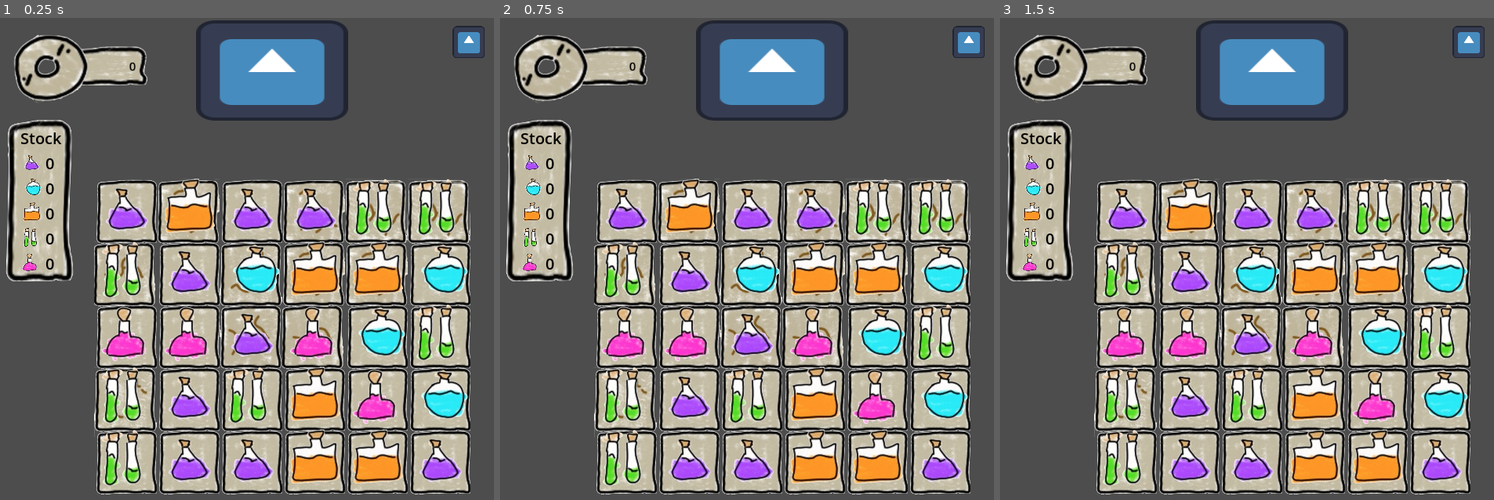
Above: before the commit, frames 1-3 (left to right).
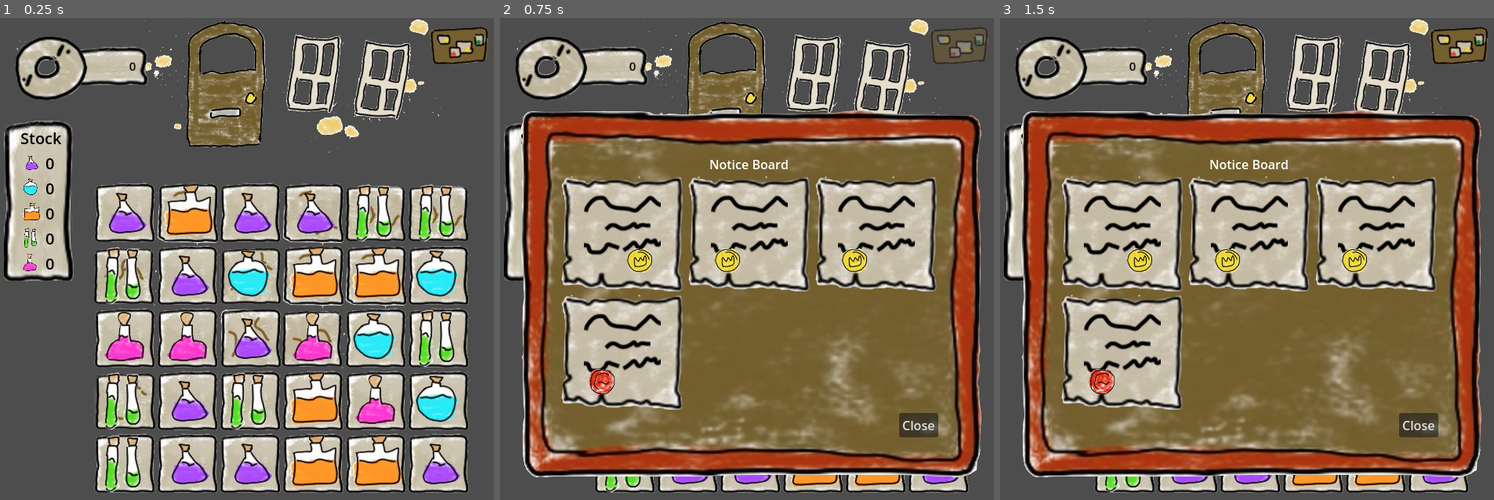
Above: after the commit, the same moments.

Repository: cncarey/PirateSoftwareJam15
Game: Godot game, scene res://Scenes/MainShop.tscn
Same seed, same stepped clock (60 frames per second), same inputs: the game is played once before the commit and once after it. The project has no main scene, so this scene is started directly. The engine's default icon, where the game draws it, is replaced by a stand-in: a white triangle on a blue panel in a dark square.
Inputs (mouse positions are in pixels of both pictures, inside the frame that each line leads up to):
- Up to frame 1 (0.25 s): no input
- Up to frame 2 (0.75 s): click (959, 46) at 0.52 s
- Up to frame 3 (1.5 s): click (1123, 234) at 1.27 s

The runs differ from the first frame. In frame 1, 38% of the frame differs, in the area x 0-99%, y 0-99%; in frame 2, 74%; in frame 3, 74%.

Commit message:
#6 create the notice board and art #5 and notification management
#6 create the notice board and art #5 and notification management

Diff:
--- a/QuestManager.gd
+++ b/QuestManager.gd
@@ -1,22 +1,120 @@
 extends Node
 
+var quests : Array = []
+var todaysQuests : Array = []
+@export var questMaxCount = 2 :
+	set(value):
+		questMaxCount = maxi(2, value)
+		questMaxCount_changed.emit(questMaxCount)
+	get:
+		return questMaxCount
+@export var maxBoardCount = 4 :
+	set(value):
+		maxBoardCount = maxi(4, value)
+		maxBoardCount_changed.emit(maxBoardCount)
+	get:
+		return maxBoardCount
+
+signal questMaxCount_changed(q)
+signal maxBoardCount_changed(b)
+signal quests_changed(q)
+signal QuestAccepted()
+signal QuestClosed()
+signal QuestReplaced()
 
 # Called when the node enters the scene tree for the first time.
 func _ready():
 	pass # Replace with function body.
 
-
-func addQuest():
+func addQuest(q) -> bool:
+	if canAddQuest():
+		quests.append(q)
+		QuestAccepted.emit()
+		print(quests)
+		return true
+	else:
+		return false
 	pass
 
 func canAddQuest():
+	return quests.size() < questMaxCount
+
+func completeQuest(q):
+	#add to the players coins
+	removeQuest(q)
 	pass
 
-func completeQuest():
+func removeQuest(q):
+	quests.erase(q)
 	pass
 
-func removeQuest():
+func updateQuestDays():
+	for i in quests:
+		if i != null:
+			if i.has("curDay"):
+				i["curDay"] += 1
+			else :
+				i["curDay"] = 1
+	var to_remove = quests.filter(filterLate)
+	for j in to_remove:
+		removeQuest(j)
+
+func filterLate(q):
+	if "curDay" in q && "days" in q:
+		return q["curDay"] > q["days"]
+	else:
+		return false
+
+func setTodaysQuests():
+	todaysQuests = []
+
+	for x in range(maxBoardCount):
+		var quest = {}
+		var requiredPotions: Array = []
+		if Global.coins > 3000:
+			requiredPotions = pick_rand_number(range(5), randi_range(2,4))
+			quest["coins"]= calcCost(requiredPotions, 70)
+		elif Global.coins > 1500:
+			requiredPotions = pick_rand_number(range(5), randi_range(1,4))
+			quest["coins"]= calcCost(requiredPotions, 65)
+		elif Global.coins > 1000:
+			requiredPotions = pick_rand_number(range(5), randi_range(1,3))
+			quest["coins"]= calcCost(requiredPotions, 50)
+		elif Global.coins > 500:
+			requiredPotions = pick_rand_number(range(5), randi_range(1,2))
+			quest["coins"]= calcCost(requiredPotions, 35)
+		else:
+			requiredPotions = pick_rand_number(range(5), 1)
+			quest["coins"]= calcCost(requiredPotions, 25)
+
+		quest["days"] =  randi_range(2,10)
+		quest["sealPosition"] = randi_range(0, 2)
+		quest["sealColor"] = randi_range(0, 2)
+		#show the reqs potions
+		for i in requiredPotions:
+			#decide how many of each potion is needed and update the GUI
+			if i != null:
+				quest[i] = randi_range(2,10)
+
+			pass
+		#TODO generate random names for the different potions
+		#TODO determine if we need special items
+		todaysQuests.append(quest)
+
+	print(todaysQuests)
+
+func calcCost(ingrediants: Array, price: int):
+	return ingrediants.size() * price
 	pass
 
-func isQuestExpired():
-	pass
+func pick_rand_number(list: Array, amount: int) -> Array:
+	randomize()
+	list.shuffle()
+	var new_list: Array = []
+
+	assert(amount <= list.size(), "The number cannot be greater than the size of the Array")
+
+	for i in range(amount):
+		if new_list.size() <= amount:
+			new_list.append(list[i])
+	return new_list
--- /dev/null
+++ b/Scenes/MainShop.gd
@@ -0,0 +1,26 @@
+extends Node2D
+@onready var canvas_layer = $CanvasLayer
+@onready var notice_board_button = $CanvasLayer/NoticeBoardButton
+@onready var center_container = $CanvasLayer/CenterContainer
+
+
+var noticeBoard = preload("res://UI/notice_board.tscn")
+# Called when the node enters the scene tree for the first time.
+func _ready():
+	QuestManager.setTodaysQuests()
+	pass # Replace with function body.
+
+func onDayEnd():
+	QuestManager.setTodaysQuests()
+	QuestManager.updateQuestDays()
+
+func openNoticeBoard():
+	#TODO open the notice board
+	var nb = noticeBoard.instantiate()
+	center_container.add_child(nb)
+	nb.connect("closeNoticeBoard", closeNoticeBoard)
+	pass # Replace with function body.
+
+func closeNoticeBoard():
+	notice_board_button.closeNoticeBoard()
+	pass
--- a/Scenes/MainShop.tscn
+++ b/Scenes/MainShop.tscn
@@ -1,11 +1,18 @@
-[gd_scene load_steps=5 format=3 uid="uid://c1sm4f0hdd0g6"]
+[gd_scene load_steps=8 format=3 uid="uid://c1sm4f0hdd0g6"]
 
+[ext_resource type="Script" path="res://Scenes/MainShop.gd" id="1_1y7xo"]
 [ext_resource type="Script" path="res://Scenes/grid.gd" id="1_8rfly"]
 [ext_resource type="PackedScene" uid="uid://8iu0ai5gbim8" path="res://UI/stock_ui.tscn" id="1_xwje5"]
 [ext_resource type="PackedScene" uid="uid://ccaa434x3bi5y" path="res://UI/coin_ui.tscn" id="3_8k7vs"]
-[ext_resource type="Texture2D" uid="uid://c3a63kk836ggx" path="res://icon.svg" id="4_ts8jg"]
+[ext_resource type="Texture2D" uid="uid://q7lgopk72l3c" path="res://Assets/alchemyArt.png" id="4_jjg36"]
+[ext_resource type="PackedScene" uid="uid://baje1fv4yqxy5" path="res://UI/notice_board_button.tscn" id="5_2w8ck"]
 
-[node name="GameWindow" type="Node2D"]
+[sub_resource type="AtlasTexture" id="AtlasTexture_pbmwt"]
+atlas = ExtResource("4_jjg36")
+region = Rect2(812, 319, 1087, 510)
+
+[node name="MainShop" type="Node2D"]
+script = ExtResource("1_1y7xo")
 
 [node name="grid" type="Node2D" parent="."]
 script = ExtResource("1_8rfly")
@@ -39,12 +46,18 @@
 size_flags_vertical = 3
 theme_override_constants/margin_top = 125
 
+[node name="CenterContainer" type="CenterContainer" parent="CanvasLayer"]
+anchors_preset = 15
+anchor_right = 1.0
+anchor_bottom = 1.0
+grow_horizontal = 2
+grow_vertical = 2
+
+[node name="NoticeBoardButton" parent="CanvasLayer" instance=ExtResource("5_2w8ck")]
+
 [node name="StoreEntry" type="Sprite2D" parent="."]
-position = Vector2(347, 67)
-scale = Vector2(1.51562, 1)
-texture = ExtResource("4_ts8jg")
+position = Vector2(372, 88)
+scale = Vector2(0.35, 0.35)
+texture = SubResource("AtlasTexture_pbmwt")
 
-[node name="NoticeBoard" type="Sprite2D" parent="."]
-position = Vector2(598, 31)
-scale = Vector2(0.320312, 0.320312)
-texture = ExtResource("4_ts8jg")
+[connection signal="OpenNoticeBoard" from="CanvasLayer/NoticeBoardButton" to="." method="openNoticeBoard"]
--- a/Scenes/backgroundBlock.tscn
+++ b/Scenes/backgroundBlock.tscn
@@ -10,5 +10,5 @@
 scale = Vector2(0.5, 0.5)
 texture = ExtResource("2_1k25d")
 hframes = 16
-vframes = 8
+vframes = 6
 frame = 16
--- a/Scenes/potion.tscn
+++ b/Scenes/potion.tscn
@@ -10,4 +10,4 @@
 scale = Vector2(0.5, 0.5)
 texture = ExtResource("2_j3hvo")
 hframes = 16
-vframes = 8
+vframes = 6
--- a/UI/coin_ui.tscn
+++ b/UI/coin_ui.tscn
@@ -6,7 +6,7 @@
 
 [sub_resource type="AtlasTexture" id="AtlasTexture_tpfx5"]
 atlas = ExtResource("1_r6sbb")
-region = Rect2(803, 183, 160, 161)
+region = Rect2(803, 162, 152, 150)
 
 [sub_resource type="AtlasTexture" id="AtlasTexture_ia1vf"]
 atlas = ExtResource("1_r6sbb")
@@ -38,9 +38,9 @@
 [node name="NinePatchRect" type="NinePatchRect" parent="MarginContainer"]
 layout_mode = 2
 texture = SubResource("AtlasTexture_tpfx5")
-patch_margin_left = 15
+patch_margin_left = 12
 patch_margin_top = 14
-patch_margin_right = 12
+patch_margin_right = 14
 patch_margin_bottom = 11
 
 [node name="MarginContainer" type="MarginContainer" parent="MarginContainer"]
--- /dev/null
+++ b/UI/notice_board.gd
@@ -0,0 +1,31 @@
+extends MarginContainer
+
+var noticeItem = preload("res://UI/notice_board_item.tscn")
+var potionNotice = preload("res://UI/potion_notice.tscn")
+@onready var grid_container = $MarginContainer/VBoxContainer/GridContainer
+
+signal  closeNoticeBoard()
+# Called when the node enters the scene tree for the first time.
+func _ready():
+	for q in QuestManager.todaysQuests:
+		var ni = noticeItem.instantiate()
+		ni.sealPosition = q["sealPosition"]
+		ni.sealColor = q["sealColor"]
+		ni.quest = q
+
+		grid_container.add_child(ni)
+		ni.connect("selectedItem", selectedItem)
+
+	pass # Replace with function body.
+
+func resetBoard():
+	pass
+
+func onClose():
+	closeNoticeBoard.emit()
+	queue_free()
+	pass
+
+func selectedItem(q):
+	print(q)
+	pass
--- /dev/null
+++ b/UI/notice_board.tscn
@@ -0,0 +1,47 @@
+[gd_scene load_steps=4 format=3 uid="uid://dc3gbqvsct66"]
+
+[ext_resource type="Script" path="res://UI/notice_board.gd" id="1_6mxa5"]
+[ext_resource type="Texture2D" uid="uid://q7lgopk72l3c" path="res://Assets/alchemyArt.png" id="2_npk88"]
+
+[sub_resource type="AtlasTexture" id="AtlasTexture_13nfe"]
+atlas = ExtResource("2_npk88")
+region = Rect2(324, 482, 308, 310)
+
+[node name="NoticeBoard" type="MarginContainer"]
+offset_right = 40.0
+offset_bottom = 40.0
+script = ExtResource("1_6mxa5")
+
+[node name="NinePatchRect" type="NinePatchRect" parent="."]
+layout_mode = 2
+texture = SubResource("AtlasTexture_13nfe")
+patch_margin_left = 44
+patch_margin_top = 51
+patch_margin_right = 45
+patch_margin_bottom = 41
+
+[node name="MarginContainer" type="MarginContainer" parent="."]
+layout_mode = 2
+theme_override_constants/margin_left = 51
+theme_override_constants/margin_top = 61
+theme_override_constants/margin_right = 55
+theme_override_constants/margin_bottom = 51
+
+[node name="VBoxContainer" type="VBoxContainer" parent="MarginContainer"]
+layout_mode = 2
+
+[node name="Label" type="Label" parent="MarginContainer/VBoxContainer"]
+layout_mode = 2
+size_flags_horizontal = 4
+text = "Notice Board"
+
+[node name="GridContainer" type="GridContainer" parent="MarginContainer/VBoxContainer"]
+layout_mode = 2
+columns = 3
+
+[node name="Close" type="Button" parent="MarginContainer/VBoxContainer"]
+layout_mode = 2
+size_flags_horizontal = 8
+text = "Close"
+
+[connection signal="pressed" from="MarginContainer/VBoxContainer/Close" to="." method="onClose"]
--- /dev/null
+++ b/UI/notice_board_button.gd
@@ -0,0 +1,23 @@
+extends TextureButton
+
+signal OpenNoticeBoard()
+var isOpen = false
+# Called when the node enters the scene tree for the first time.
+func _ready():
+	pass # Replace with function body.
+
+func noticeBoardStartHover():
+	modulate = Color(1,1,1,.5)
+	pass # Replace with function body.
+
+func noticeBoardStopHover():
+	modulate = Color(1,1,1,1)
+	pass # Replace with function body.
+
+func _on_pressed():
+	disabled = true
+	OpenNoticeBoard.emit()
+	pass # Replace with function body.
+
+func closeNoticeBoard():
+	disabled = false
--- /dev/null
+++ b/UI/notice_board_button.tscn
@@ -0,0 +1,24 @@
+[gd_scene load_steps=4 format=3 uid="uid://baje1fv4yqxy5"]
+
+[ext_resource type="Texture2D" uid="uid://q7lgopk72l3c" path="res://Assets/alchemyArt.png" id="1_a0dg8"]
+[ext_resource type="Script" path="res://UI/notice_board_button.gd" id="2_wucxu"]
+
+[sub_resource type="AtlasTexture" id="AtlasTexture_1ovb8"]
+atlas = ExtResource("1_a0dg8")
+region = Rect2(1439, 36, 156, 102)
+
+[node name="NoticeBoardButton" type="TextureButton"]
+anchors_preset = 1
+anchor_left = 1.0
+anchor_right = 1.0
+offset_left = -156.0
+offset_bottom = 102.0
+grow_horizontal = 0
+scale = Vector2(0.5, 0.5)
+pivot_offset = Vector2(124, 17)
+texture_normal = SubResource("AtlasTexture_1ovb8")
+script = ExtResource("2_wucxu")
+
+[connection signal="mouse_entered" from="." to="." method="noticeBoardStartHover"]
+[connection signal="mouse_exited" from="." to="." method="noticeBoardStopHover"]
+[connection signal="pressed" from="." to="." method="_on_pressed"]
--- /dev/null
+++ b/UI/notice_board_item.gd
@@ -0,0 +1,36 @@
+extends MarginContainer
+@onready var message_container = %messageContainer
+@onready var seal = %Seal
+
+@export var redSeal : Texture
+@export var greenSeal : Texture
+@export var yellowSeal : Texture
+
+@export var quest = {}
+@export var sealPosition: int = 0
+@export var sealColor: int = 0
+
+signal selectedItem(q)
+# Called when the node enters the scene tree for the first time.
+func _ready():
+	match(sealPosition):
+		0:
+			message_container.size_flags_horizontal = SIZE_SHRINK_BEGIN
+		1:
+			message_container.size_flags_horizontal = SIZE_SHRINK_CENTER
+		2:
+			message_container.size_flags_horizontal = SIZE_SHRINK_END
+
+	match(sealColor):
+		0:
+			seal.texture = redSeal
+		1:
+			seal.texture = greenSeal
+		2:
+			seal.texture = yellowSeal
+
+
+# Called every frame. 'delta' is the elapsed time since the previous frame.
+func onPressed():
+	selectedItem.emit(quest)
+	pass
--- /dev/null
+++ b/UI/notice_board_item.tscn
@@ -0,0 +1,88 @@
+[gd_scene load_steps=9 format=3 uid="uid://0036tnijx28q"]
+
+[ext_resource type="Texture2D" uid="uid://q7lgopk72l3c" path="res://Assets/alchemyArt.png" id="1_h53q2"]
+[ext_resource type="Script" path="res://UI/notice_board_item.gd" id="1_o15cr"]
+
+[sub_resource type="AtlasTexture" id="AtlasTexture_krju2"]
+atlas = ExtResource("1_h53q2")
+region = Rect2(967, 159, 160, 160)
+
+[sub_resource type="AtlasTexture" id="AtlasTexture_s3v32"]
+atlas = ExtResource("1_h53q2")
+region = Rect2(1275, 164, 160, 160)
+
+[sub_resource type="AtlasTexture" id="AtlasTexture_5s6md"]
+atlas = ExtResource("1_h53q2")
+region = Rect2(1445, 172, 160, 160)
+
+[sub_resource type="AtlasTexture" id="AtlasTexture_juotk"]
+atlas = ExtResource("1_h53q2")
+region = Rect2(493.869, 327.582, 140.444, 145.778)
+
+[sub_resource type="AtlasTexture" id="AtlasTexture_n06t0"]
+atlas = ExtResource("1_h53q2")
+region = Rect2(1639.81, 29.6, 98.778, 88.889)
+
+[sub_resource type="AtlasTexture" id="AtlasTexture_xyugw"]
+atlas = ExtResource("1_h53q2")
+region = Rect2(986.281, 179.816, 129.333, 125.778)
+
+[node name="NoticeBoardItem" type="MarginContainer"]
+size_flags_horizontal = 3
+size_flags_vertical = 3
+script = ExtResource("1_o15cr")
+redSeal = SubResource("AtlasTexture_krju2")
+greenSeal = SubResource("AtlasTexture_s3v32")
+yellowSeal = SubResource("AtlasTexture_5s6md")
+
+[node name="NinePatchRect" type="NinePatchRect" parent="."]
+layout_mode = 2
+mouse_filter = 1
+texture = SubResource("AtlasTexture_juotk")
+patch_margin_left = 10
+patch_margin_top = 10
+patch_margin_right = 10
+patch_margin_bottom = 10
+
+[node name="MarginContainer" type="MarginContainer" parent="."]
+layout_mode = 2
+theme_override_constants/margin_left = 30
+theme_override_constants/margin_top = 15
+theme_override_constants/margin_right = 30
+theme_override_constants/margin_bottom = 15
+
+[node name="VBoxContainer" type="VBoxContainer" parent="MarginContainer"]
+layout_mode = 2
+theme_override_constants/separation = -14
+
+[node name="Scribbles" type="TextureRect" parent="MarginContainer/VBoxContainer"]
+layout_mode = 2
+texture = SubResource("AtlasTexture_n06t0")
+
+[node name="messageContainer" type="HBoxContainer" parent="MarginContainer/VBoxContainer"]
+unique_name_in_owner = true
+layout_mode = 2
+size_flags_horizontal = 8
+
+[node name="Seal" type="TextureRect" parent="MarginContainer/VBoxContainer/messageContainer"]
+unique_name_in_owner = true
+layout_mode = 2
+texture = SubResource("AtlasTexture_xyugw")
+expand_mode = 3
+
+[node name="MarginContainer" type="MarginContainer" parent="MarginContainer/VBoxContainer/messageContainer"]
+layout_mode = 2
+theme_override_constants/margin_left = 0
+theme_override_constants/margin_top = 10
+theme_override_constants/margin_right = 0
+theme_override_constants/margin_bottom = 10
+
+[node name="Label" type="Label" parent="MarginContainer/VBoxContainer/messageContainer/MarginContainer"]
+layout_mode = 2
+
+[node name="TextureButton" type="TextureButton" parent="."]
+layout_mode = 2
+ignore_texture_size = true
+stretch_mode = 0
+
+[connection signal="pressed" from="TextureButton" to="." method="onPressed"]
--- a/UI/potion_notice.gd
+++ b/UI/potion_notice.gd
@@ -10,28 +10,30 @@
 @onready var pink_container = $MarginContainer/VBoxContainer/RequiresContainer/PinkContainer
 @onready var pink_count = $MarginContainer/VBoxContainer/RequiresContainer/PinkContainer/PinkCount
 @onready var due_date = $MarginContainer/VBoxContainer/DueDate
+@onready var payout = %Payout
 
 var quest = {}
-
 # Called when the node enters the scene tree for the first time.
 func _ready():
 	#determine how many potions will be required
 	var requiredPotions: Array = []
 	if Global.coins > 3000:
-		requiredPotions = pick_rand_number(range(5), 4)
-		pass
+		requiredPotions = pick_rand_number(range(5), randi_range(2,4))
+		quest["coins"]= calcCost(requiredPotions, 70)
 	elif Global.coins > 1500:
-		requiredPotions = pick_rand_number(range(5), 4)
-		pass
+		requiredPotions = pick_rand_number(range(5), randi_range(1,4))
+		quest["coins"]= calcCost(requiredPotions, 65)
 	elif Global.coins > 1000:
-		requiredPotions = pick_rand_number(range(5), 3)
-		pass
+		requiredPotions = pick_rand_number(range(5), randi_range(1,3))
+		quest["coins"]= calcCost(requiredPotions, 50)
 	elif Global.coins > 500:
-		requiredPotions = pick_rand_number(range(5), 2)
-		pass
+		requiredPotions = pick_rand_number(range(5), randi_range(1,2))
+		quest["coins"]= calcCost(requiredPotions, 35)
 	else:
 		requiredPotions = pick_rand_number(range(5), 1)
-		pass
+		quest["coins"]= calcCost(requiredPotions, 25)
+
+	payout.text = str(quest["coins"])
 	quest["days"] =  randi_range(2,10)
 	due_date.text = "Due in "+str(quest["days"])+" days"
 
@@ -62,6 +64,9 @@
 	print(quest)
 	#check if you have the replace upgrade
 
+func calcCost(ingrediants: Array, price: int):
+	return ingrediants.size() * price
+	pass
 
 func pick_rand_number(list: Array, amount: int) -> Array:
 	randomize()
@@ -77,6 +82,8 @@
 
 func acceptQuest():
 	#push the requiredIngrediants and remove the items in the board
+	if QuestManager.addQuest(quest):
+		queue_free()
 	pass
 
 func closeQuest():
--- a/UI/potion_notice.tscn
+++ b/UI/potion_notice.tscn
@@ -1,11 +1,11 @@
-[gd_scene load_steps=9 format=3 uid="uid://bqawtkyvje8d2"]
+[gd_scene load_steps=10 format=3 uid="uid://bqawtkyvje8d2"]
 
 [ext_resource type="Script" path="res://UI/potion_notice.gd" id="1_5oo7r"]
 [ext_resource type="Texture2D" uid="uid://q7lgopk72l3c" path="res://Assets/alchemyArt.png" id="1_f7ras"]
 
 [sub_resource type="AtlasTexture" id="AtlasTexture_8iq0q"]
 atlas = ExtResource("1_f7ras")
-region = Rect2(803, 183, 160, 161)
+region = Rect2(803, 162, 152, 150)
 
 [sub_resource type="AtlasTexture" id="AtlasTexture_1emla"]
 atlas = ExtResource("1_f7ras")
@@ -26,6 +26,9 @@
 [sub_resource type="AtlasTexture" id="AtlasTexture_dpux2"]
 atlas = ExtResource("1_f7ras")
 region = Rect2(650, 0, 160, 160)
+
+[sub_resource type="AtlasTexture" id="AtlasTexture_pufue"]
+atlas = ExtResource("1_f7ras")
 
 [node name="PotionNotice" type="MarginContainer"]
 offset_right = 125.0
@@ -35,9 +38,9 @@
 [node name="NinePatchRect" type="NinePatchRect" parent="."]
 layout_mode = 2
 texture = SubResource("AtlasTexture_8iq0q")
-patch_margin_left = 15
+patch_margin_left = 12
 patch_margin_top = 14
-patch_margin_right = 12
+patch_margin_right = 14
 patch_margin_bottom = 11
 
 [node name="MarginContainer" type="MarginContainer" parent="."]
@@ -173,6 +176,19 @@
 layout_mode = 2
 text = "Due in x days"
 
+[node name="PayoutContainer" type="HBoxContainer" parent="MarginContainer/VBoxContainer"]
+layout_mode = 2
+
+[node name="CoinIcon" type="TextureRect" parent="MarginContainer/VBoxContainer/PayoutContainer"]
+layout_mode = 2
+texture = SubResource("AtlasTexture_pufue")
+expand_mode = 3
+
+[node name="Payout" type="Label" parent="MarginContainer/VBoxContainer/PayoutContainer"]
+unique_name_in_owner = true
+layout_mode = 2
+text = "0000"
+
 [node name="YNContainer" type="HBoxContainer" parent="MarginContainer/VBoxContainer"]
 layout_mode = 2
 size_flags_vertical = 3
--- a/UI/stock_ui.tscn
+++ b/UI/stock_ui.tscn
@@ -6,7 +6,7 @@
 
 [sub_resource type="AtlasTexture" id="AtlasTexture_vrwxp"]
 atlas = ExtResource("1_fjrp3")
-region = Rect2(803, 183, 160, 161)
+region = Rect2(803, 162, 152, 150)
 
 [sub_resource type="AtlasTexture" id="AtlasTexture_hwxeq"]
 atlas = ExtResource("1_fjrp3")
@@ -46,9 +46,9 @@
 [node name="NinePatchRect" type="NinePatchRect" parent="."]
 layout_mode = 2
 texture = SubResource("AtlasTexture_vrwxp")
-patch_margin_left = 15
+patch_margin_left = 12
 patch_margin_top = 14
-patch_margin_right = 12
+patch_margin_right = 14
 patch_margin_bottom = 11
 
 [node name="MarginContainer" type="MarginContainer" parent="."]
--- a/project.godot
+++ b/project.godot
@@ -17,6 +17,7 @@
 [autoload]
 
 Global="*res://Global.gd"
+QuestManager="*res://QuestManager.gd"
 
 [display]
 
Binary file changed: Assets/alchemyArt.png
